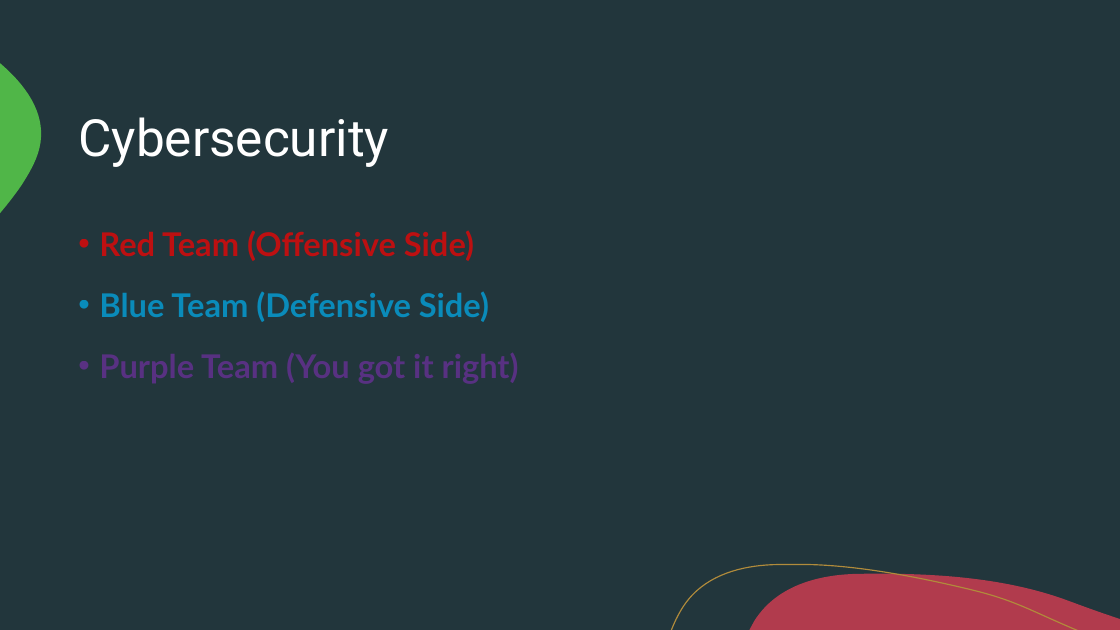
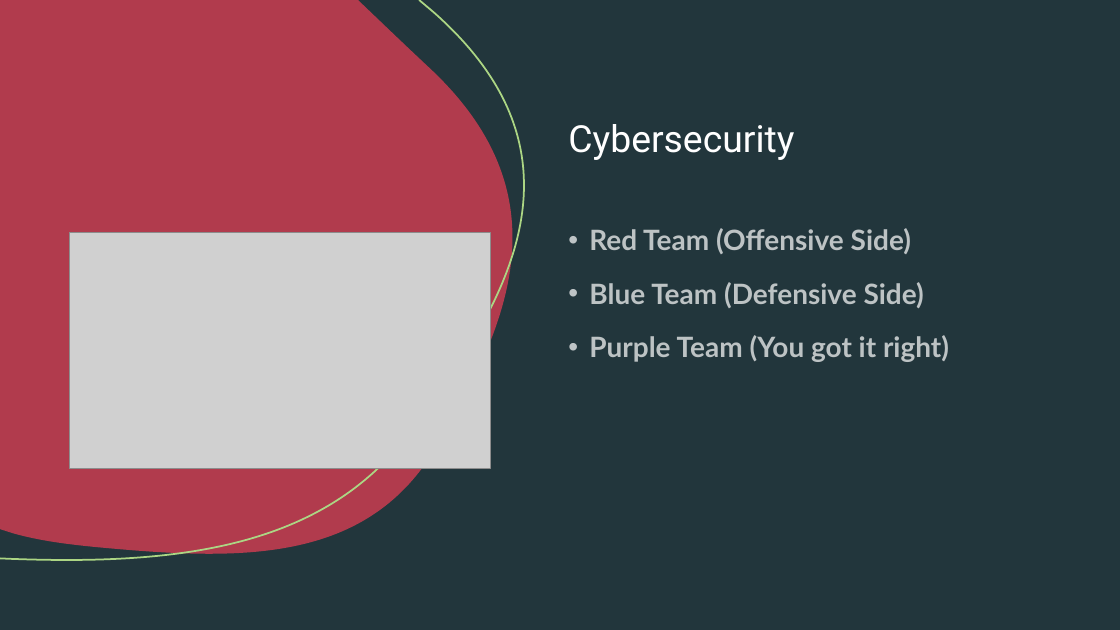
Before and after one commit to harshmodi008/owasp_vancouver, a slide deck: slide 4 of Cybersecurity.pptx. Drawn at 1120x630 pixels with LibreOffice and Linux fonts; fonts in the diff are those of the drawing; grey boxes stand for pictures. Boxes give left, top, right and bottom in pixels: in the first picture for what was removed or moved away, otherwise in the second. Text is boxed around its words. In the diff, an @@ line names an element or a change of style, - is before the commit and + after.

```diff
--- a/Cybersecurity.pptx
+++ b/Cybersecurity.pptx
@@ rectangle added at (x1=0, y1=0, x2=1120, y2=630), fill #22363C @@
@@ freeform shape added at (x1=0, y1=0, x2=513, y2=554), fill #B13B4D @@
@@ freeform shape added at (x1=0, y1=0, x2=524, y2=560), outline #ACD684 1.5 pt @@
@@ title "Cybersecurity" moved from (x1=78, y1=117, x2=389, y2=167) to (x1=568, y1=124, x2=794, y2=160) @@
@@ title "Cybersecurity" at (x1=568, y1=124, x2=794, y2=160): size 44 to 32 pt @@
@@ picture added at (x1=69, y1=233, x2=490, y2=469) @@
@@ text "Red Team (Offensive Side)" moved from (x1=99, y1=230, x2=489, y2=322) to (x1=589, y1=228, x2=949, y2=362) @@
@@ text "Red Team (Offensive Side)" at (x1=589, y1=228, x2=949, y2=362): size 28 to 24 pt; text colour #FF0000 at 70% opacity to #FFFFFF at 70% opacity in "Red Team (Offensive Side)"; text colour #00B0F0 at 70% opacity to #FFFFFF at 70% opacity in "Blue Team (Defensive Side)"; text colour #7030A0 at 70% opacity to #FFFFFF at 70% opacity in "Purple Team (You got it right)" @@
```
Also in this commit, not shown: 4 other slides changed.
